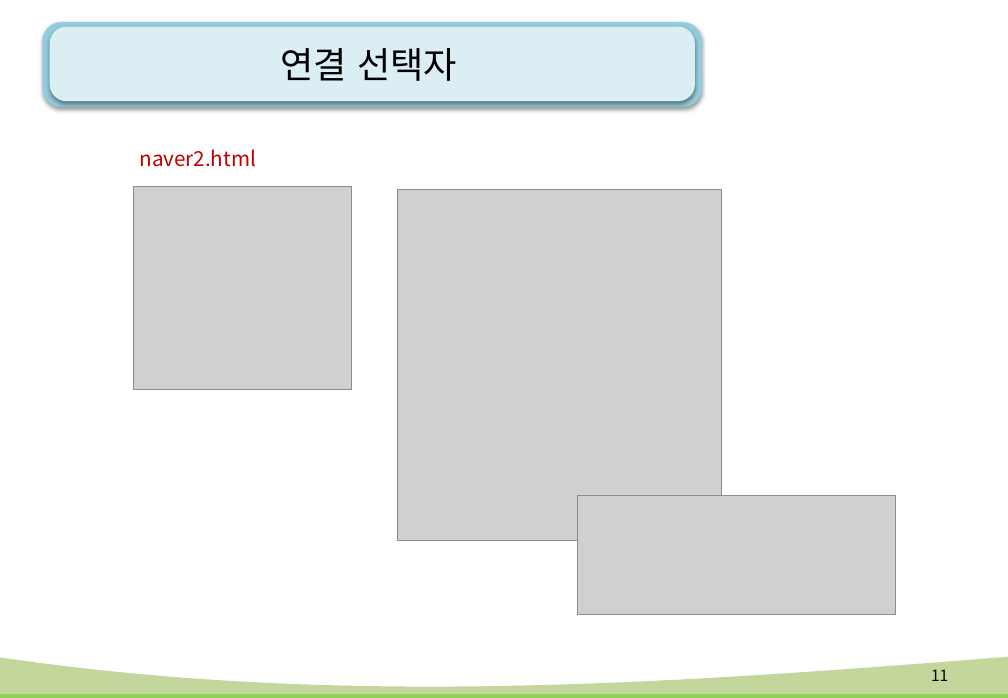
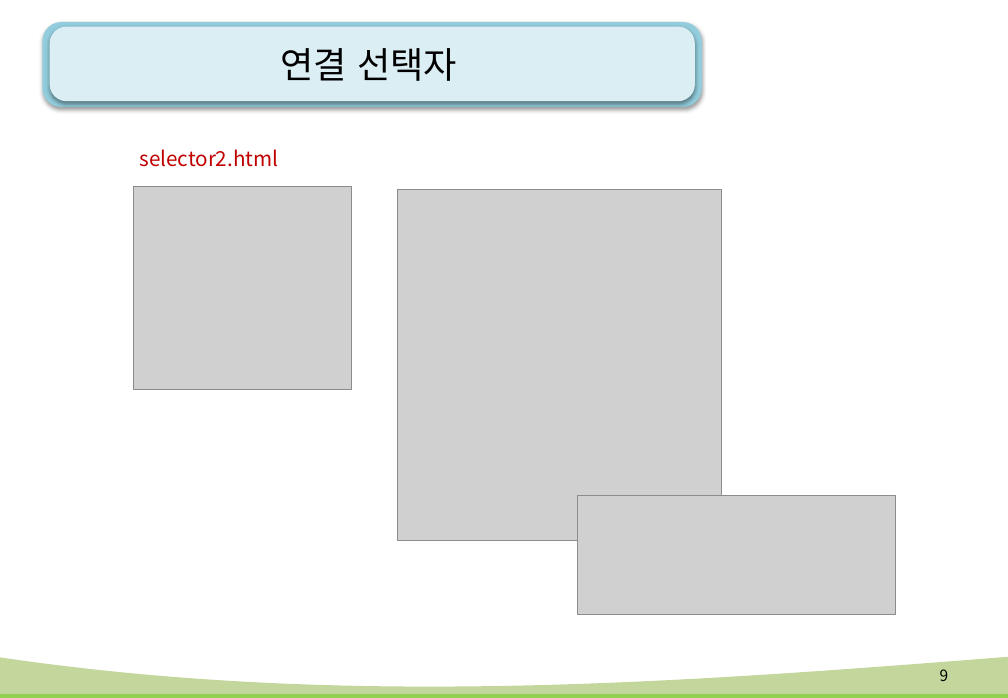
Before and after one commit to kiyongee2/green_project_web, a slide deck: slide 9 of html-css_ppt/9강. css 고급 선택자.pptx (slide 11 before the commit). Drawn at 1008x698 pixels with LibreOffice and Linux fonts; fonts in the diff are those of the drawing; grey boxes stand for pictures; background and template pictures are left out. Boxes give left, top, right and bottom in pixels: in the first picture for what was removed or moved away, otherwise in the second. Text is boxed around its words. In the diff, an @@ line names an element or a change of style, - is before the commit and + after.

Commit message:
selectors

```diff
--- a/html-css_ppt/9강. css 고급 선택자.pptx
+++ b/html-css_ppt/9강. css 고급 선택자.pptx
@@ text at (139,149,278,167): text changed @@
-naver2.html
+selector2.html
@@ page number at (940,669,949,681): text changed @@
-11
+9
```
Also in this commit, not shown: 16 other slides changed, 3 slides removed, 33 other files.
